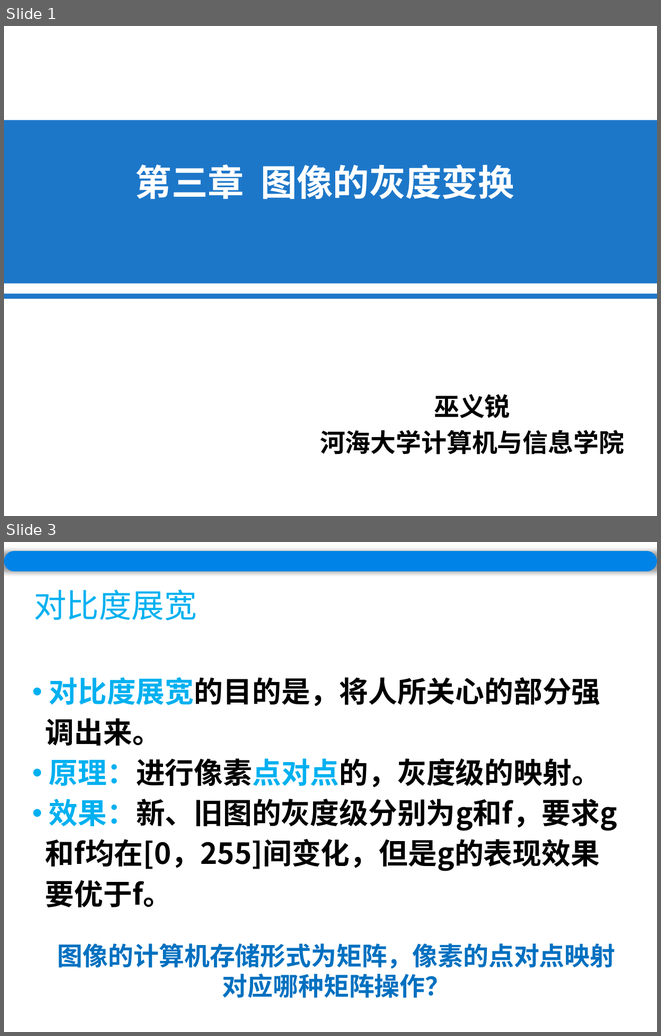
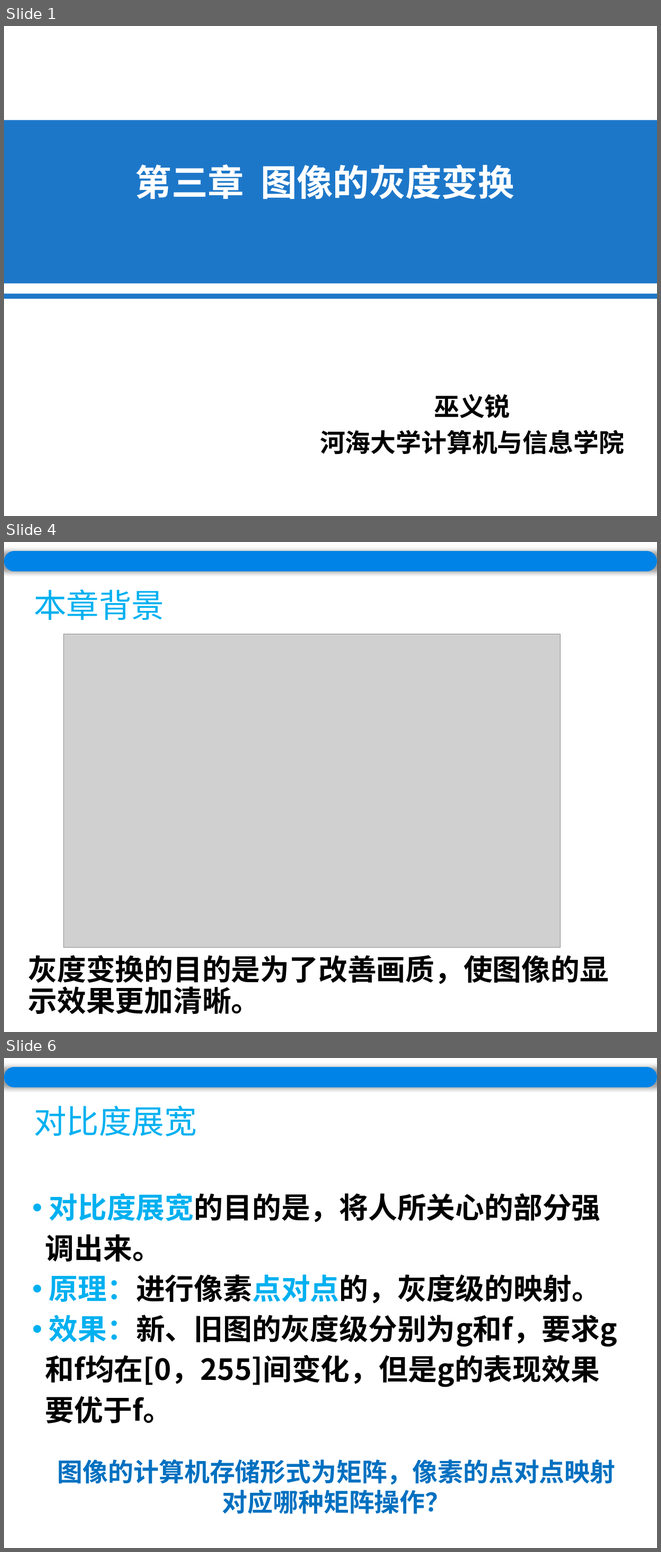
Before and after one commit to wuyirui/wuyirui.github.io, a slide deck: ppt/Chapter3.pptx. Shown one above the other, each under a label of ours: slides 1 and 3 before the commit, slides 1, 4 and 6 after it; the slides between them are not shown. The pictures are 661x1036 and 661x1552 pixels, drawn with LibreOffice and Linux fonts; fonts in the diff are those of the drawing; grey boxes stand for pictures. Boxes give left, top, right and bottom in pixels: in the first picture for what was removed or moved away, otherwise in the second. Text is boxed around its words. In the diff, an @@ line names an element or a change of style, - is before the commit and + after.

```diff
--- a/ppt/Chapter3.pptx
+++ b/ppt/Chapter3.pptx
@@ slide 4 added at <box>4,542,657,1032</box>, background #FFFFFF @@
@@ rounded rectangle added at <box>4,551,657,571</box>, fill #0083E6 @@
@@ text added at <box>34,589,164,620</box>, 36 pt, text #00B0F0 @@
+本章背景
@@ picture added at <box>63,634,560,947</box> @@
@@ text added at <box>28,955,609,1014</box>, 32 pt, text #000000, bold @@
+灰度变换的目的是为了改善画质，使图像的显示效果更加清晰。
@@ what was slide 3 is now slide 6 @@
```
Also in this commit, not shown: 5 slides changed, 7 other slides added, 11 other files.
